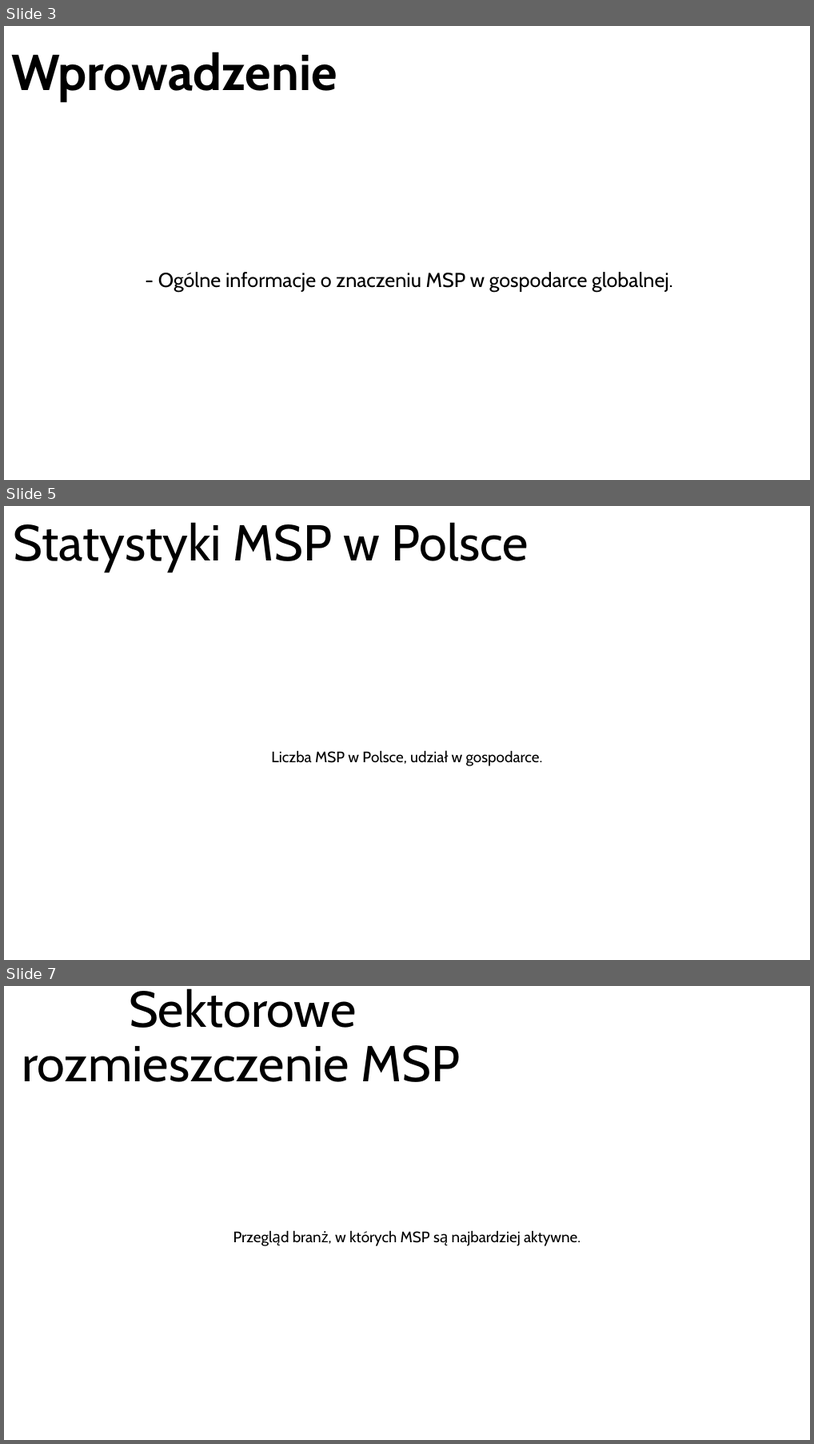
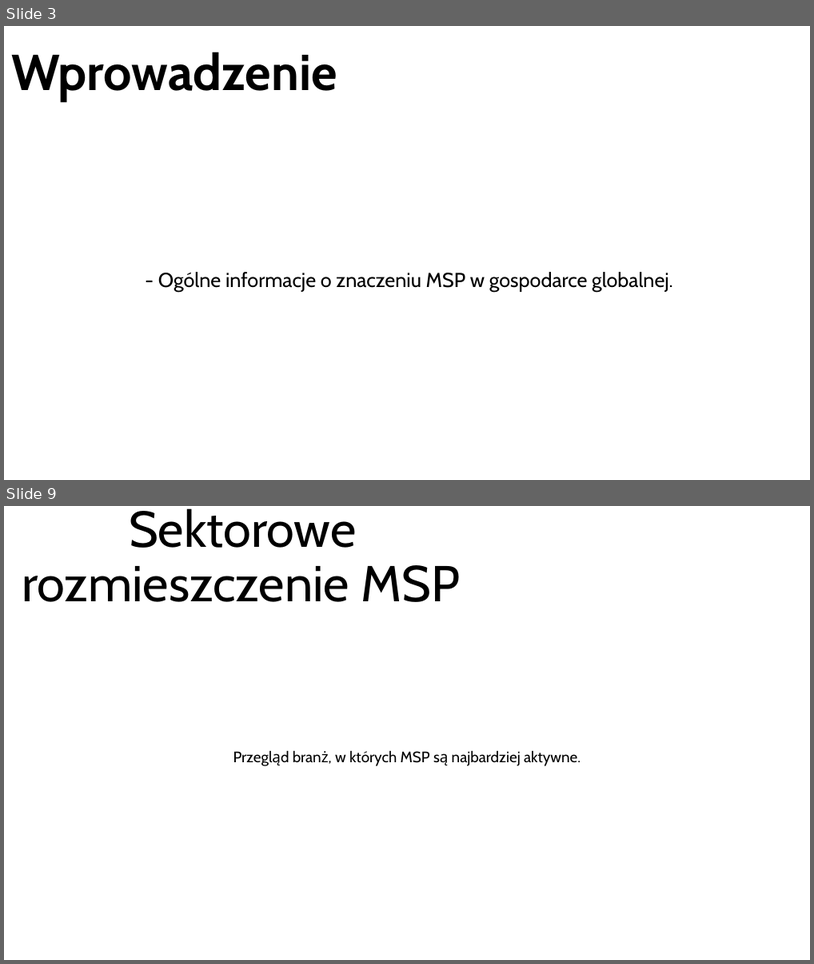
Before and after one commit to dmw-wsb/WPSG, a slide deck: WPSG_INF_K4m_Prezentacja_temat_3.pptx. Shown one above the other, each under a label of ours: slides 3, 5 and 7 before the commit, slides 3 and 9 after it; the slides between them are not shown. The pictures are 814x1444 and 814x964 pixels, drawn with LibreOffice and Linux fonts; fonts in the diff are those of the drawing. Boxes give left, top, right and bottom in pixels: in the first picture for what was removed or moved away, otherwise in the second. Text is boxed around its words. In the diff, an @@ line names an element or a change of style, - is before the commit and + after.

Commit message:
definicja MSP, statystyki w polsce i z innymi krajami

```diff
--- a/WPSG_INF_K4m_Prezentacja_temat_3.pptx
+++ b/WPSG_INF_K4m_Prezentacja_temat_3.pptx
@@ slide 5 removed at [4,506,810,960], background #FFFFFF @@
@@ title removed at [14,522,528,572] @@
-Statystyki MSP w Polsce
@@ subtitle removed at [271,750,543,766] @@
-Liczba MSP w Polsce, udział w gospodarce.
@@ what was slide 7 is now slide 9 @@
```
Also in this commit, not shown: 5 slides added, 2 other slides removed.
